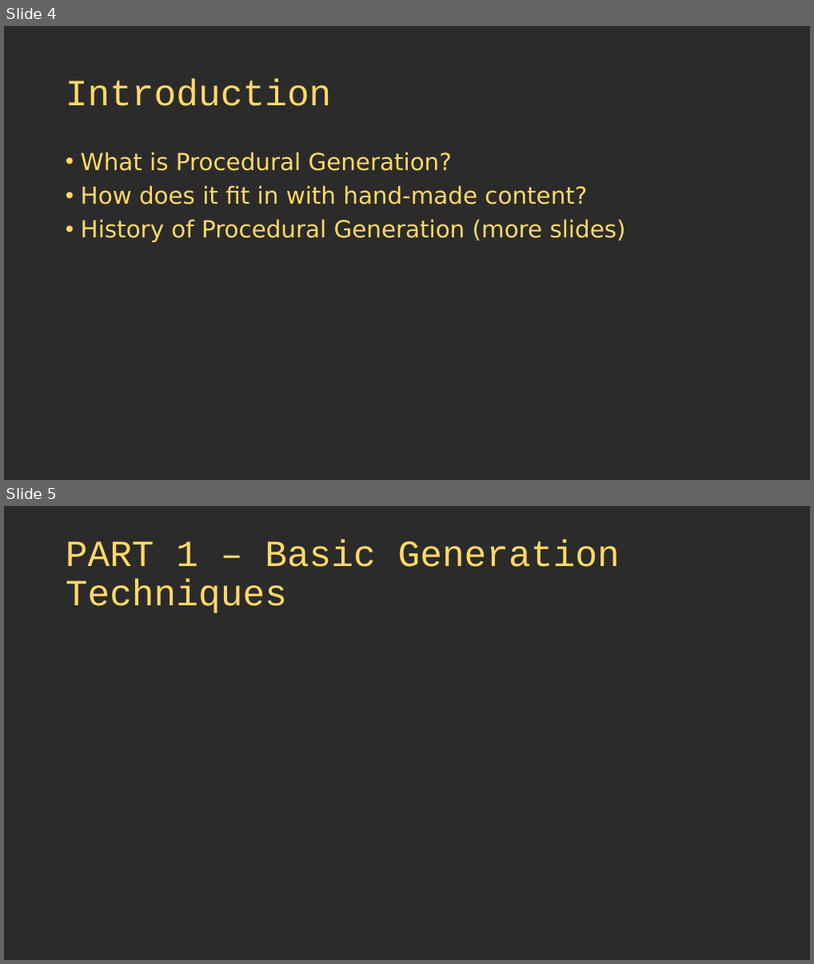
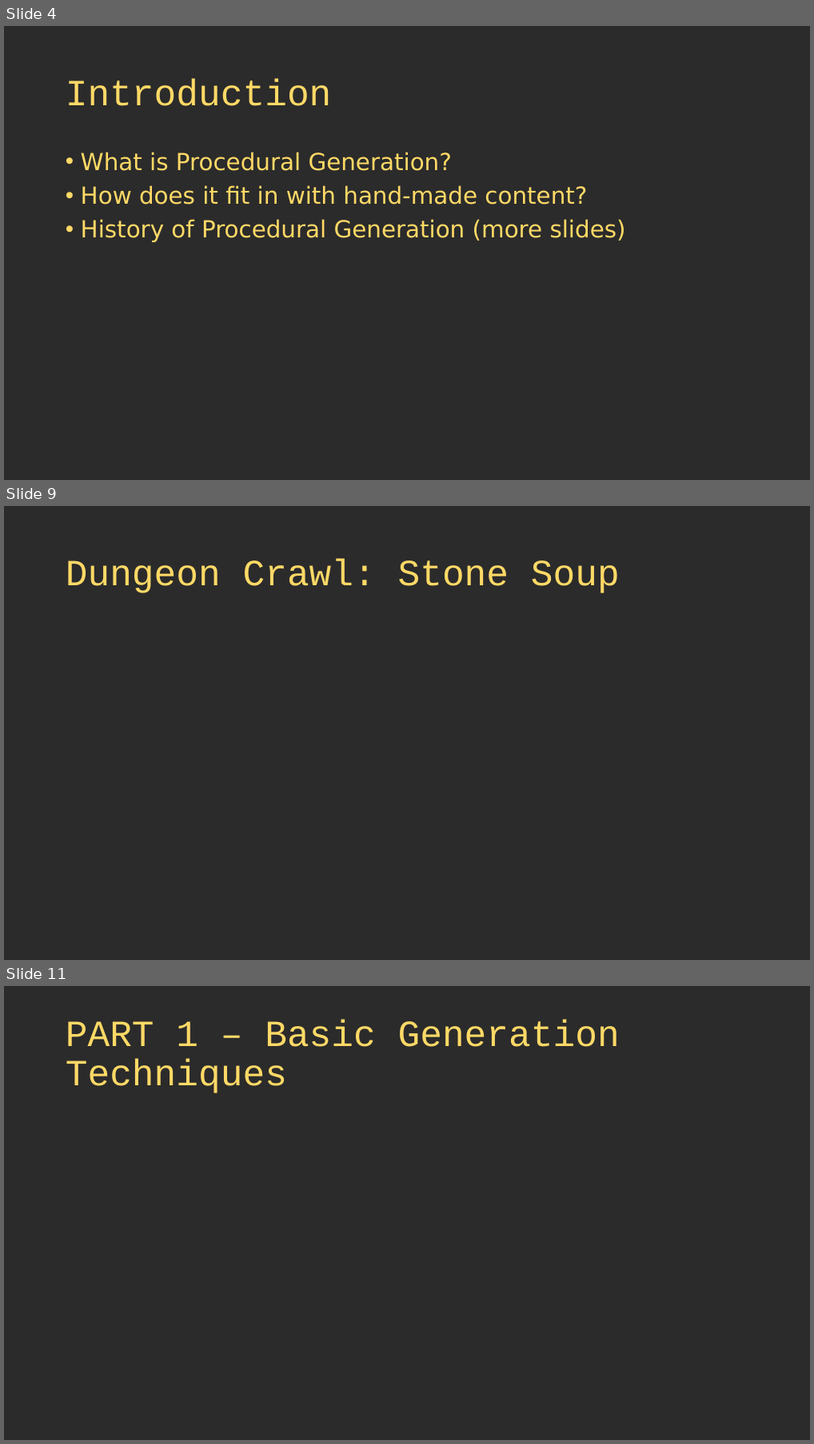
Before and after one commit to thebracket/roguelike-celebration-2020, a slide deck: Procedural Map Generation Techniques.pptx. Shown one above the other, each under a label of ours: slides 4 and 5 before the commit, slides 4, 9 and 11 after it; the slides between them are not shown. The pictures are 814x964 and 814x1444 pixels, drawn with LibreOffice and Linux fonts; fonts in the diff are those of the drawing; background and template pictures are left out; a plain dark background stands for a picture behind light text. Boxes give left, top, right and bottom in pixels: in the first picture for what was removed or moved away, otherwise in the second. Text is boxed around its words. In the diff, an @@ line names an element or a change of style, - is before the commit and + after.

```diff
--- a/Procedural Map Generation Techniques.pptx
+++ b/Procedural Map Generation Techniques.pptx
@@ slide 9 added at (4, 506, 810, 960), background picture (left out) @@
@@ title added at (66, 560, 620, 593), 44 pt, text #FFD966 @@
+Dungeon Crawl: Stone Soup
@@ what was slide 5 is now slide 11 @@
```
Also in this commit, not shown: 1 slide changed, 16 other slides added, 2 slides removed, 4 other files.
